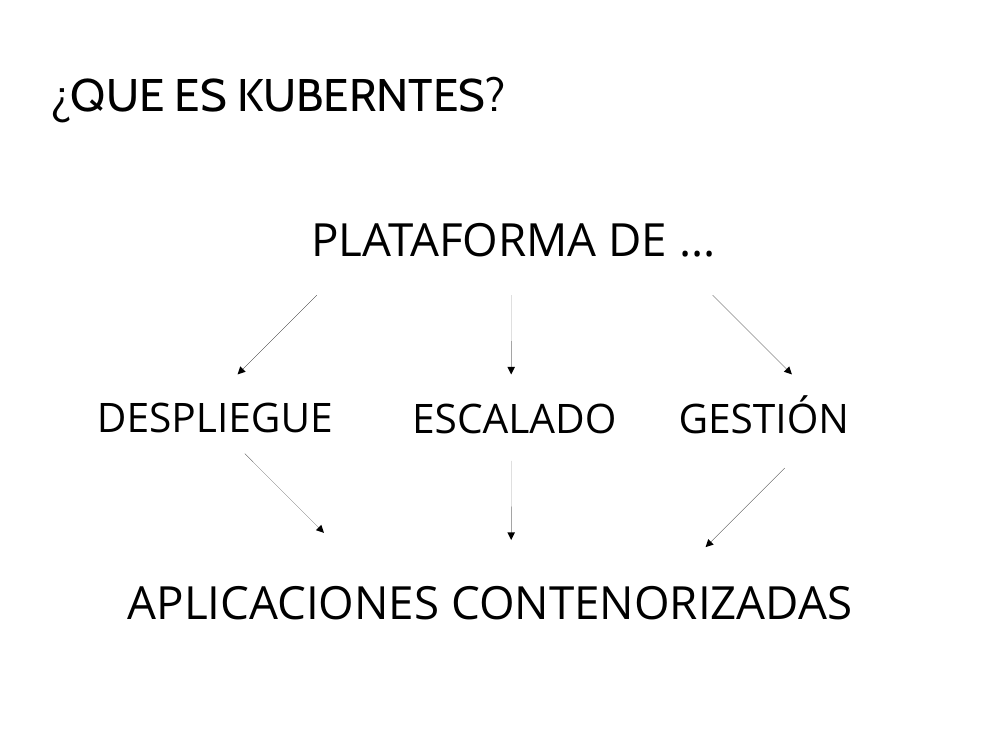
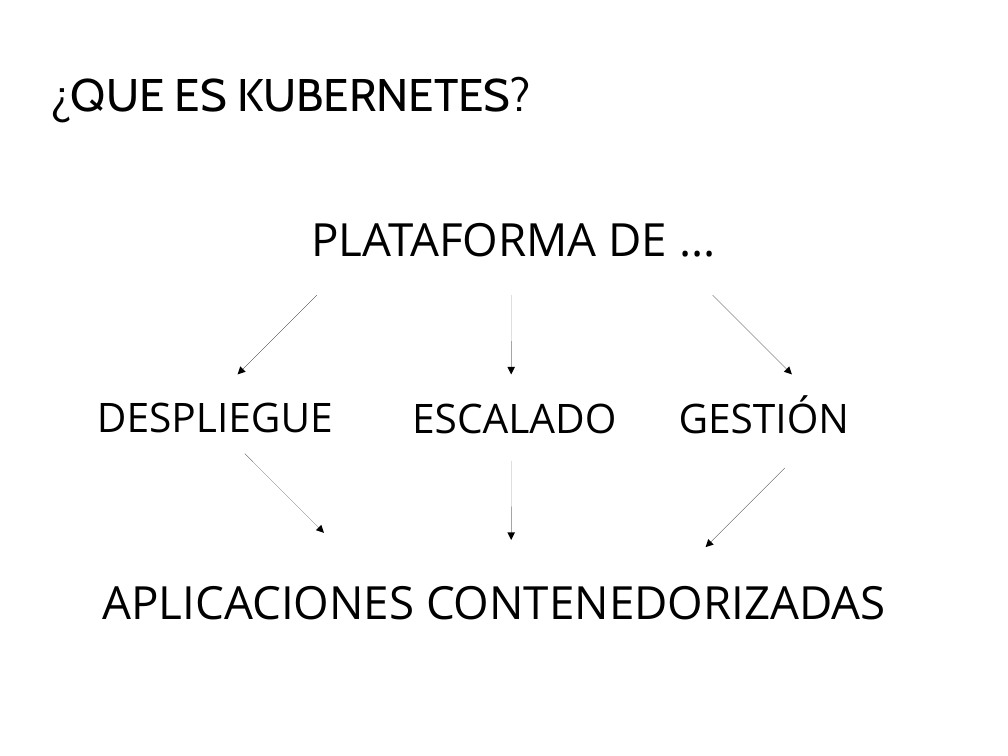
Before and after one commit to Juanjosegongora/kubernetes, a slide deck: slide 4 of proyecto_kubernetes.odp (slide 3 before the commit). Drawn at 1008x756 pixels with LibreOffice and Linux fonts; fonts in the diff are those of the drawing; background and template pictures are left out. Boxes give left, top, right and bottom in pixels: in the first picture for what was removed or moved away, otherwise in the second. Text is boxed around its words. In the diff, an @@ line names an element or a change of style, - is before the commit and + after.

```diff
--- a/proyecto_kubernetes.odp
+++ b/proyecto_kubernetes.odp
@@ title at <box>50,76,531,123</box>: text changed @@
-¿QUE ES KUBERNTES?
+¿QUE ES KUBERNETES?
@@ text at <box>103,586,886,620</box>: text changed @@
-APLICACIONES CONTENORIZADAS
+APLICACIONES CONTENEDORIZADAS
```
Also in this commit, not shown: 5 other slides changed, 8 slides added, 1 other file.
